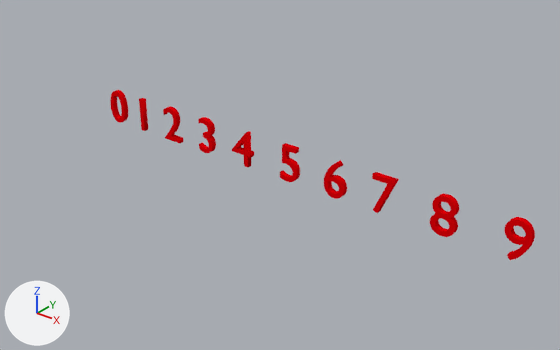
The Blender file Assets/Models/TutorialAssets/3DTextUI.blend as it was, and as the next commit left it.
Before and after are seen from a 50 mm camera at (11.79, -9.93, 6.2) aimed at (4.34, -0.62, 0.43). The lights are fixed; the arrows at lower left show +X, +Y and +Z.

Script lines for the objects in view, before the commit:
```python
txt_text_004 = bpy.data.curves.new('Text.004', 'FONT')
txt_text_004.body = '5'
txt_text_004.materials.append(mat_numbers_mat)  # red #e70008
txt_text_004.extrude = 0.05
txt_text_007 = bpy.data.curves.new('Text.007', 'FONT')
txt_text_007.body = '8'
txt_text_007.materials.append(mat_numbers_mat)  # red #e70008
txt_text_007.extrude = 0.05
txt_text_008 = bpy.data.curves.new('Text.008', 'FONT')
txt_text_008.body = '9'
txt_text_008.materials.append(mat_numbers_mat)  # red #e70008
txt_text_008.extrude = 0.05
ob_5 = bpy.data.objects.new('5', txt_text_004)
ob_5.location = (3.83, 0.0, 0.0)
ob_5.rotation_euler = (1.571, 0.0, 0.0)  # degrees (90, 0, 0)
ob_8 = bpy.data.objects.new('8', txt_text_007)
ob_8.location = (6.89, 0.0, 0.0)
ob_8.rotation_euler = (1.571, 0.0, 0.0)  # degrees (90, 0, 0)
ob_9 = bpy.data.objects.new('9', txt_text_008)
ob_9.location = (8.1, 0.0, 0.0)
ob_9.rotation_euler = (1.571, 0.0, 0.0)  # degrees (90, 0, 0)
# also in view: '7' at (6.04, 0.0, 0.34); '6' at (5.06, 0.0, 0.34)
```
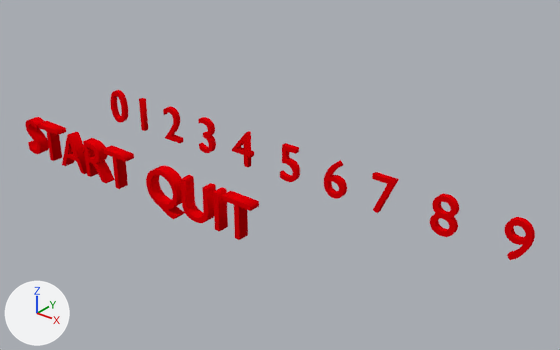
Patch to the scene script:
```diff
--- a/Assets/Models/TutorialAssets/3DTextUI.blend.py
+++ b/Assets/Models/TutorialAssets/3DTextUI.blend.py
@@ txt_text_010 @@
+txt_text_010 = bpy.data.curves.new('Text.010', 'FONT')
+txt_text_010.body = 'START'
+txt_text_010.materials.append(mat_numbers_mat)  # red #e70008
+txt_text_010.extrude = 0.1
@@ txt_text_011 @@
+txt_text_011 = bpy.data.curves.new('Text.011', 'FONT')
+txt_text_011.body = 'QUIT'
+txt_text_011.materials.append(mat_numbers_mat)  # red #e70008
+txt_text_011.extrude = 0.1
@@ ob_start @@
+ob_start = bpy.data.objects.new('START', txt_text_010)
+ob_start.location = (-0.75, -2.04, 0.0)
+ob_start.rotation_euler = (1.571, 0.0, 0.0)  # degrees (90, 0, 0)
@@ ob_quit @@
+ob_quit = bpy.data.objects.new('QUIT', txt_text_011)
+ob_quit.location = (2.62, -2.04, 0.0)
+ob_quit.rotation_euler = (1.571, 0.0, 0.0)  # degrees (90, 0, 0)
```

Location of each change, [x1, y1, x2, y2] in pixels of the pictures (560 x 350 px):
'QUIT', added (red): after [146, 166, 259, 240]
'START', added (red): after [25, 117, 134, 189]
